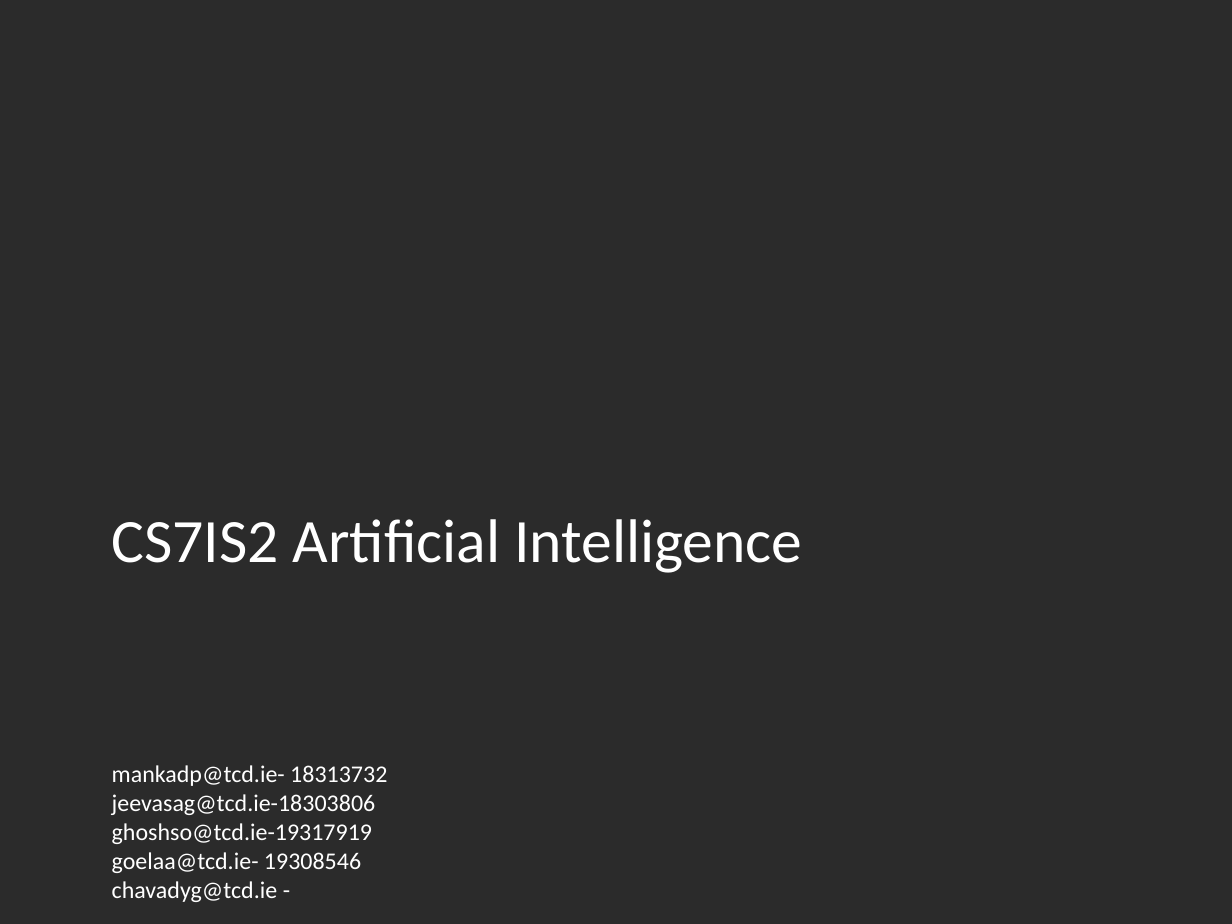
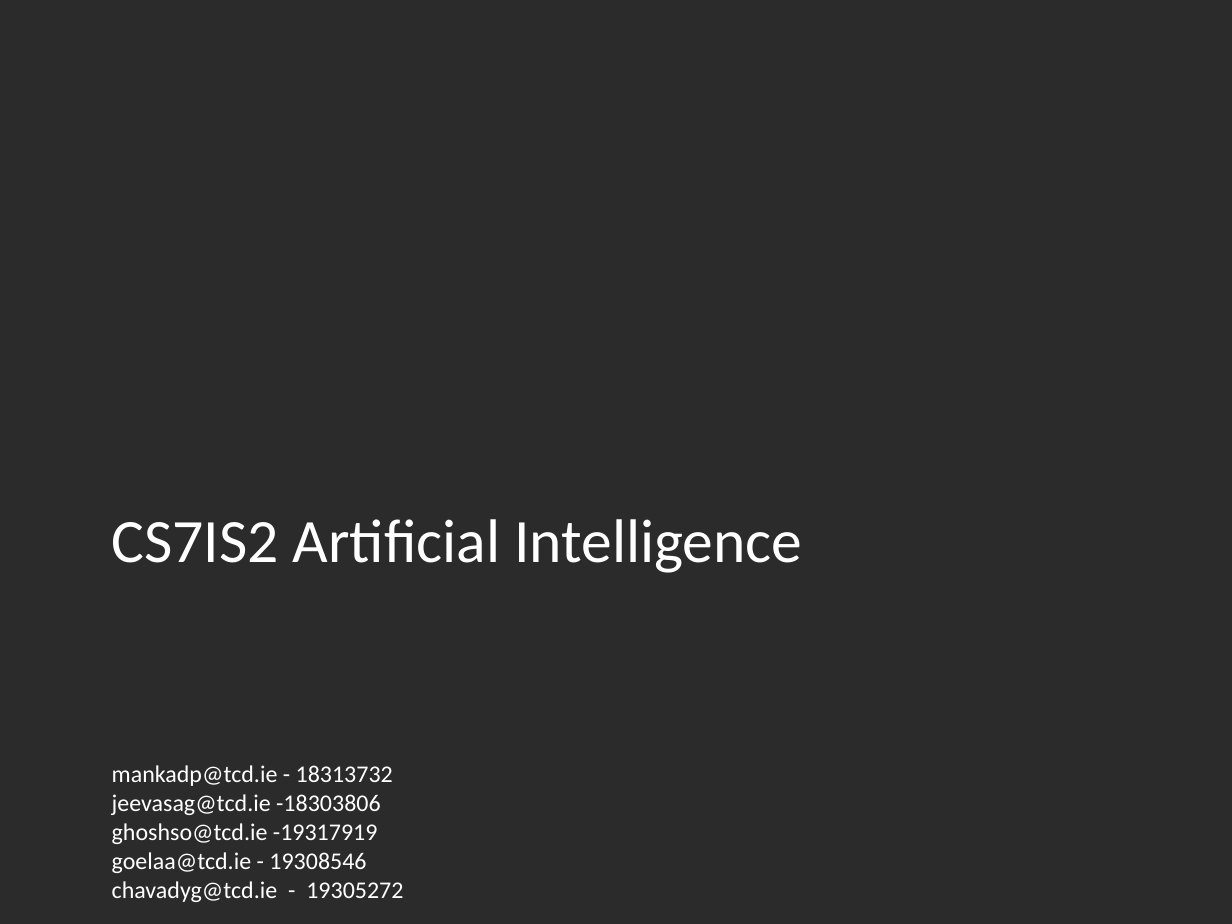
Before and after one commit to GithuJeevaSavy/Artificial-Intelligence, a slide deck: slide 1 of Artificial Intelligence Presentation.pptx. Drawn at 1232x924 pixels with LibreOffice and Linux fonts; fonts in the diff are those of the drawing; background and template pictures are left out; a plain dark background stands for a picture behind light text. Boxes give left, top, right and bottom in pixels: in the first picture for what was removed or moved away, otherwise in the second. Text is boxed around its words. In the diff, an @@ line names an element or a change of style, - is before the commit and + after.

Commit message:
changes to documentation and presentation

```diff
--- a/Artificial Intelligence Presentation.pptx
+++ b/Artificial Intelligence Presentation.pptx
@@ text at (x1=112, y1=765, x2=403, y2=902): text changed @@
-mankadp@tcd.ie- 18313732
-jeevasag@tcd.ie-18303806
-ghoshso@tcd.ie-19317919
-goelaa@tcd.ie- 19308546
-chavadyg@tcd.ie -
+mankadp@tcd.ie - 18313732
+jeevasag@tcd.ie -18303806
+ghoshso@tcd.ie -19317919
+goelaa@tcd.ie - 19308546
+chavadyg@tcd.ie - 19305272
```
Also in this commit, not shown: 1 other file.
